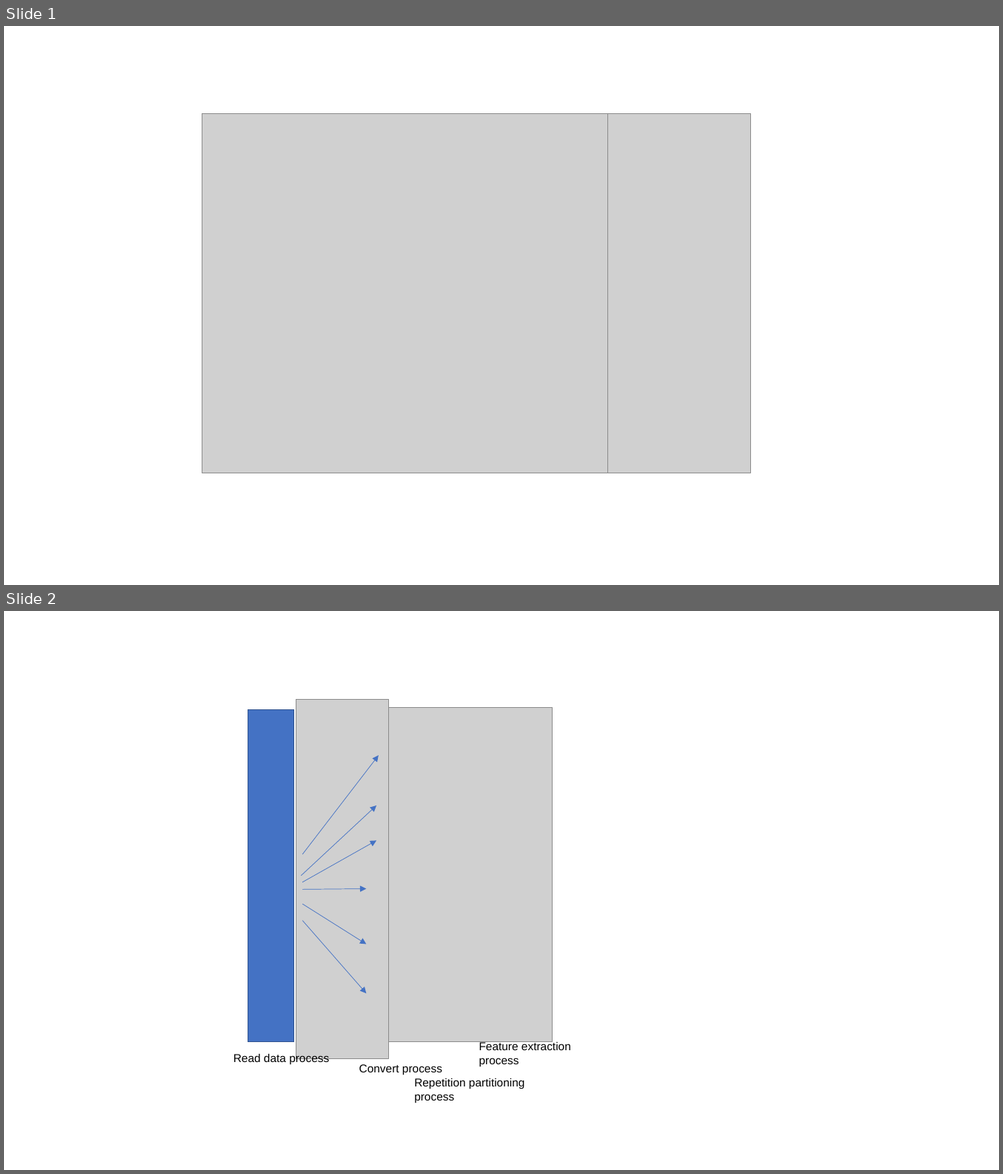
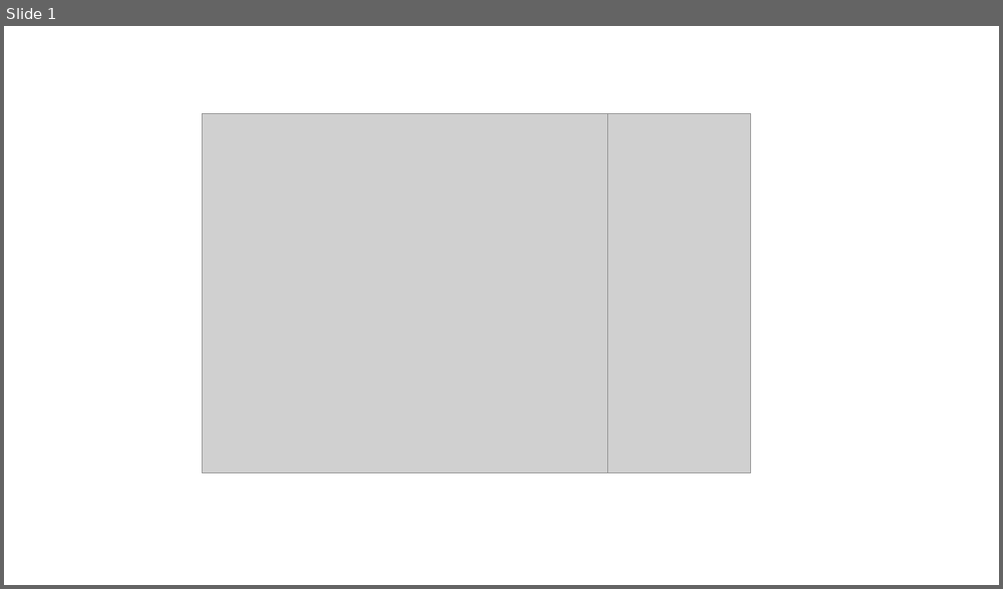
Before and after one commit to a2h1r0/lab, a slide deck: paper/ABC2021BentoChallenge/figures/figures.pptx. Shown one above the other, each under a label of ours: slides 1 and 2 before the commit, slide 1 after it. The pictures are 1003x1174 and 1003x589 pixels, drawn with LibreOffice and Linux fonts; fonts in the diff are those of the drawing; grey boxes stand for pictures. Boxes give left, top, right and bottom in pixels: in the first picture for what was removed or moved away, otherwise in the second. Text is boxed around its words. In the diff, an @@ line names an element or a change of style, - is before the commit and + after.

```diff
--- a/paper/ABC2021BentoChallenge/figures/figures.pptx
+++ b/paper/ABC2021BentoChallenge/figures/figures.pptx
@@ slide 2 removed at bbox=[4, 611, 999, 1170], background #FFFFFF @@
@@ group removed at bbox=[233, 699, 571, 1103]: 6 arrows, 4 texts, 2 pictures, 1 rectangle @@
-Convert process
-Repetition partitioning process
-Feature extraction process
-Read data process
```
Also in this commit, not shown: 1 slide added.
